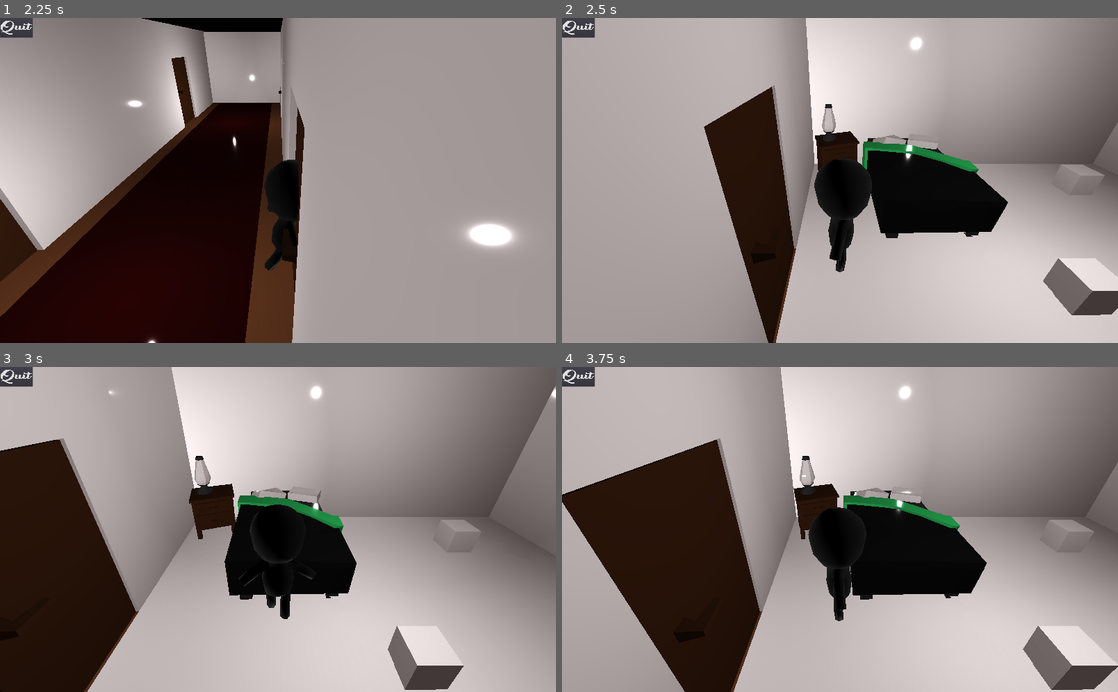
Above: before the commit, frames 1-4 (two rows, left to right).
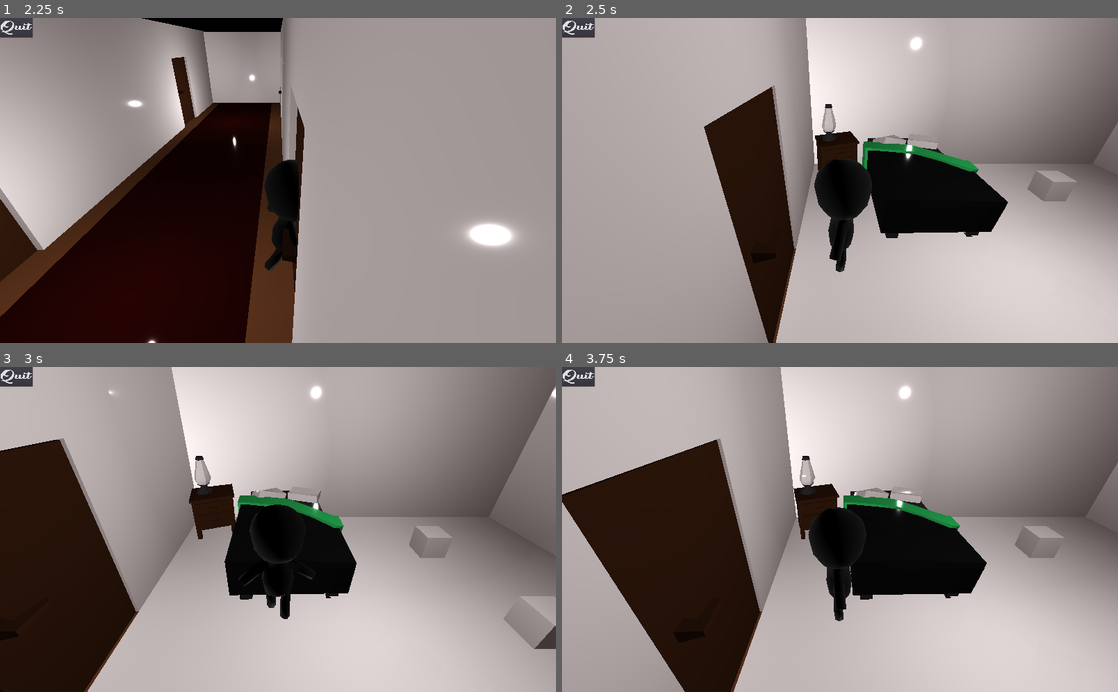
Above: after the commit, the same moments.

Repository: mfindlater/GGJ2020
Game: Godot game, scene res://Main.tscn
Same seed, same stepped clock (60 frames per second), same inputs: the game is played once before the commit and once after it.
Inputs:
- Up to frame 1 (2.25 s): tap Enter (ui_accept) at 0.5, 0.77, 1.52 s; hold Right (ui_right) 0.53-1.28 s; hold Down (ui_down) 1.28-2.03 s; hold Right (ui_right) from 2.03 s (still down)
- Up to frame 2 (2.5 s): keep holding Right (ui_right)
- Up to frame 3 (3 s): release Right (ui_right) at 2.78 s; hold Up (ui_up) from 2.78 s (still down)
- Up to frame 4 (3.75 s): tap Enter (ui_accept) at 3.02 s; release Up (ui_up) at 3.53 s; hold Left (ui_left) from 3.53 s (still down)

Frame 1 is identical in both runs. In frame 2, 2.3% of the frame differs, in the area x 83-100%, y 45-92%; in frame 3, 2.3%; in frame 4, 2.6%, in the area x 81-100%, y 47-100%.

Commit message:
game flow

Diff:
--- a/Main.gd
+++ b/Main.gd
@@ -1,6 +1,12 @@
 extends Spatial
 
+signal game_over
+
 var held_item
+
+var room_clear_amount = 0
+export var room_clear_goal = 4
+var rooms_cleared = []
 
 func _physics_process(delta):
 		if $Player.holding_item:
@@ -8,10 +14,8 @@
 
 func _on_Player_pick_up():
 	pass
-	#$Player/ItemPosition.add_child(held_item)
 
 func _on_Player_put_down():
-	#$Player/ItemPosition.remove_child(held_item)
 	held_item.translate(Vector3(0,-2.4,0))
 
 func _on_Item_item_enter():
@@ -19,3 +23,13 @@
 
 func _on_Item_item_exit():
 	$Player.can_pick_up = false
+
+func _on_Room_clear(room_tag):
+	if rooms_cleared.has(room_tag) == false:
+		room_clear_amount += 1
+		rooms_cleared.append(room_tag)
+		print("cleared " + room_tag + " room")
+
+	if room_clear_amount == room_clear_goal:
+		emit_signal("game_over")
+		print("game over")
--- a/Main.tscn
+++ b/Main.tscn
@@ -14,10 +14,17 @@
 [ext_resource path="res://Surf1.tscn" type="PackedScene" id=12]
 [ext_resource path="res://Hugger2.tscn" type="PackedScene" id=13]
 [ext_resource path="res://Hugger3.tscn" type="PackedScene" id=14]
+[ext_resource path="res://Room.gd" type="Script" id=15]
+[ext_resource path="res://Nerd3.tscn" type="PackedScene" id=16]
+[ext_resource path="res://Nerd2.tscn" type="PackedScene" id=17]
+[ext_resource path="res://Nerd1.tscn" type="PackedScene" id=18]
 
 [sub_resource type="Environment" id=1]
 background_energy = 0.0
 ambient_light_color = Color( 0.262745, 0.219608, 0.219608, 1 )
+
+[sub_resource type="BoxShape" id=2]
+extents = Vector3( 9, 2, 9 )
 
 [node name="Main" type="Spatial"]
 script = ExtResource( 4 )
@@ -62,30 +69,83 @@
 omni_range = 15.0
 
 [node name="Hugger1" parent="." instance=ExtResource( 2 )]
-transform = Transform( 1, 0, 0, 0, 1, 0, 0, 0, 1, 13.0921, 2.02069, 10.056 )
+transform = Transform( 1, 0, 0, 0, 1, 0, 0, 0, 1, 13.0921, 1.72069, -9.944 )
+
+[node name="Hugger2" parent="." instance=ExtResource( 13 )]
+transform = Transform( 1, 0, 0, 0, 1, 0, 0, 0, 1, -5, 1.5, -8 )
+
+[node name="Hugger3" parent="." instance=ExtResource( 14 )]
+transform = Transform( 1, 0, 0, 0, 1, 0, 0, 0, 1, -8, 1.6, 17 )
+
+[node name="Nerd1" parent="." instance=ExtResource( 18 )]
+transform = Transform( 1, 0, 0, 0, 1, 0, 0, 0, 1, 10, 1.5, 9 )
+
+[node name="Nerd2" parent="." instance=ExtResource( 17 )]
+transform = Transform( 1, 0, 0, 0, 1, 0, 0, 0, 1, -12, 1.6, 16 )
+
+[node name="Nerd3" parent="." instance=ExtResource( 16 )]
+transform = Transform( 1, 0, 0, 0, 1, 0, 0, 0, 1, 8, 1.6, -9 )
 
 [node name="Gamer1" parent="." instance=ExtResource( 6 )]
-transform = Transform( 1, 0, 0, 0, 1, 0, 0, 0, 1, -4.57626, 1.95693, -18.7858 )
-
-[node name="Hugger2" parent="." instance=ExtResource( 13 )]
-transform = Transform( 1, 0, 0, 0, 1, 0, 0, 0, 1, -5, 3, -8 )
-
-[node name="Hugger3" parent="." instance=ExtResource( 14 )]
-transform = Transform( 1, 0, 0, 0, 1, 0, 0, 0, 1, -4, 2, 17 )
+transform = Transform( 1, 0, 0, 0, 1, 0, 0, 0, 1, -6.57626, 1.75693, -10.7858 )
 
 [node name="Gamer4" parent="." instance=ExtResource( 10 )]
-transform = Transform( 1, 0, 0, 0, 1, 0, 0, 0, 1, -9, 1.6, 13 )
+transform = Transform( 1, 0, 0, 0, 1, 0, 0, 0, 1, -9, 1.6, -9 )
 
 [node name="Gamer5" parent="." instance=ExtResource( 8 )]
 transform = Transform( 1, 0, 0, 0, 1, 0, 0, 0, 1, 8, 1.6, -12 )
 
-[node name="Surf3" parent="." instance=ExtResource( 9 )]
-transform = Transform( 1, 0, 0, 0, 1, 0, 0, 0, 1, 10, 2, 12 )
+[node name="Surf1" parent="." instance=ExtResource( 12 )]
+transform = Transform( 1, 0, 0, 0, 1, 0, 0, 0, 1, -4, 1.7, 16 )
 
 [node name="Surf2" parent="." instance=ExtResource( 11 )]
-transform = Transform( 1, 0, 0, 0, 1, 0, 0, 0, 1, 13, 2, -10 )
+transform = Transform( 1, 0, 0, 0, 1, 0, 0, 0, 1, 13, 1.6, 8 )
 
-[node name="Surf1" parent="." instance=ExtResource( 12 )]
-transform = Transform( 1, 0, 0, 0, 1, 0, 0, 0, 1, -4, 2, -16 )
+[node name="Surf3" parent="." instance=ExtResource( 9 )]
+transform = Transform( 1, 0, 0, 0, 1, 0, 0, 0, 1, 10, 1.7, 12 )
+
+[node name="GamerRoom" type="Area" parent="."]
+transform = Transform( 1, 0, 0, 0, 1, 0, 0, 0, 1, -11, 0, 13 )
+script = ExtResource( 15 )
+room_tag = "Gamer"
+
+[node name="CollisionShape" type="CollisionShape" parent="GamerRoom"]
+transform = Transform( 1, 0, 0, 0, 1, 0, 0, 0, 1, 2, 2, 0 )
+shape = SubResource( 2 )
+
+[node name="HuggerRoom" type="Area" parent="."]
+transform = Transform( 1, 0, 0, 0, 1, 0, 0, 0, 1, 7, 0, 13 )
+script = ExtResource( 15 )
+room_tag = "Hugger"
+
+[node name="CollisionShape" type="CollisionShape" parent="HuggerRoom"]
+transform = Transform( 1, 0, 0, 0, 1, 0, 0, 0, 1, 2, 2, 0 )
+shape = SubResource( 2 )
+
+[node name="SurferRoom" type="Area" parent="."]
+transform = Transform( 1, 0, 0, 0, 1, 0, 0, 0, 1, 7, 0, -13 )
+script = ExtResource( 15 )
+room_tag = "Surf"
+
+[node name="CollisionShape" type="CollisionShape" parent="SurferRoom"]
+transform = Transform( 1, 0, 0, 0, 1, 0, 0, 0, 1, 2, 2, 0 )
+shape = SubResource( 2 )
+
+[node name="NerdRoom" type="Area" parent="."]
+transform = Transform( 1, 0, 0, 0, 1, 0, 0, 0, 1, -11, 0, -13 )
+script = ExtResource( 15 )
+room_tag = "Nerd"
+
+[node name="CollisionShape" type="CollisionShape" parent="NerdRoom"]
+transform = Transform( 1, 0, 0, 0, 1, 0, 0, 0, 1, 2, 2, 0 )
+shape = SubResource( 2 )
 [connection signal="pick_up" from="Player" to="." method="_on_Player_pick_up"]
 [connection signal="put_down" from="Player" to="." method="_on_Player_put_down"]
+[connection signal="body_entered" from="GamerRoom" to="GamerRoom" method="_on_Room_body_entered"]
+[connection signal="body_exited" from="GamerRoom" to="GamerRoom" method="_on_Room_body_exited"]
+[connection signal="body_entered" from="HuggerRoom" to="HuggerRoom" method="_on_Room_body_entered"]
+[connection signal="body_exited" from="HuggerRoom" to="HuggerRoom" method="_on_Room_body_exited"]
+[connection signal="body_entered" from="SurferRoom" to="SurferRoom" method="_on_Room_body_entered"]
+[connection signal="body_exited" from="SurferRoom" to="SurferRoom" method="_on_Room_body_exited"]
+[connection signal="body_entered" from="NerdRoom" to="NerdRoom" method="_on_Room_body_entered"]
+[connection signal="body_exited" from="NerdRoom" to="NerdRoom" method="_on_Room_body_exited"]
--- a/Nerd1.tscn
+++ b/Nerd1.tscn
@@ -3,7 +3,7 @@
 [ext_resource path="res://Music/HarmonyHome - Track 1 - Nerd Orch Kits.ogg" type="AudioStream" id=1]
 [ext_resource path="res://Item/Item.tscn" type="PackedScene" id=2]
 
-[node name="Item" instance=ExtResource( 2 )]
+[node name="Nerd1" instance=ExtResource( 2 )]
 tag = "Nerd"
 
 [node name="Track" parent="." index="3"]
--- a/Nerd2.tscn
+++ b/Nerd2.tscn
@@ -3,7 +3,7 @@
 [ext_resource path="res://Music/HarmonyHome - Track 2 - Nerd Harpsichord.ogg" type="AudioStream" id=1]
 [ext_resource path="res://Item/Item.tscn" type="PackedScene" id=2]
 
-[node name="Item" instance=ExtResource( 2 )]
+[node name="Nerd2" instance=ExtResource( 2 )]
 tag = "Nerd"
 
 [node name="Track" parent="." index="3"]
--- a/Nerd3.tscn
+++ b/Nerd3.tscn
@@ -3,7 +3,7 @@
 [ext_resource path="res://Music/HarmonyHome - Track 3 - Nerd Strings.ogg" type="AudioStream" id=1]
 [ext_resource path="res://Item/Item.tscn" type="PackedScene" id=2]
 
-[node name="Item" instance=ExtResource( 2 )]
+[node name="Nerd3" instance=ExtResource( 2 )]
 tag = "Nerd"
 
 [node name="Track" parent="." index="3"]
--- /dev/null
+++ b/Room.gd
@@ -0,0 +1,32 @@
+extends Area
+
+signal clear
+
+export var room_tag = ""
+export var clear_amount = 3
+
+var matching_items = 0
+
+func _ready():
+	var main = get_parent()
+	connect("clear",main,"_on_Room_clear")
+
+
+func _on_Room_body_entered(body):
+
+	var tag = body.get_meta("tag")
+
+	if tag != null and tag == room_tag:
+		matching_items += 1
+		print("matching items: " + str(matching_items))
+
+		if matching_items >= clear_amount:
+			print("cleared room")
+			emit_signal("clear",room_tag)
+
+func _on_Room_body_exited(body):
+	var tag = body.get_meta("tag")
+
+	if tag != null and tag == room_tag:
+		matching_items -= 1
+		print("matching item returned to player")
--- a/default_bus_layout.tres
+++ b/default_bus_layout.tres
@@ -6,7 +6,7 @@
 bus/1/solo = false
 bus/1/mute = false
 bus/1/bypass_fx = false
-bus/1/volume_db = -5.04224
+bus/1/volume_db = -12.9785
 bus/1/send = "Master"
 bus/2/name = "MusicPickedUp"
 bus/2/solo = false
Not shown: 1 places in Main.tscn that only renumber resources
